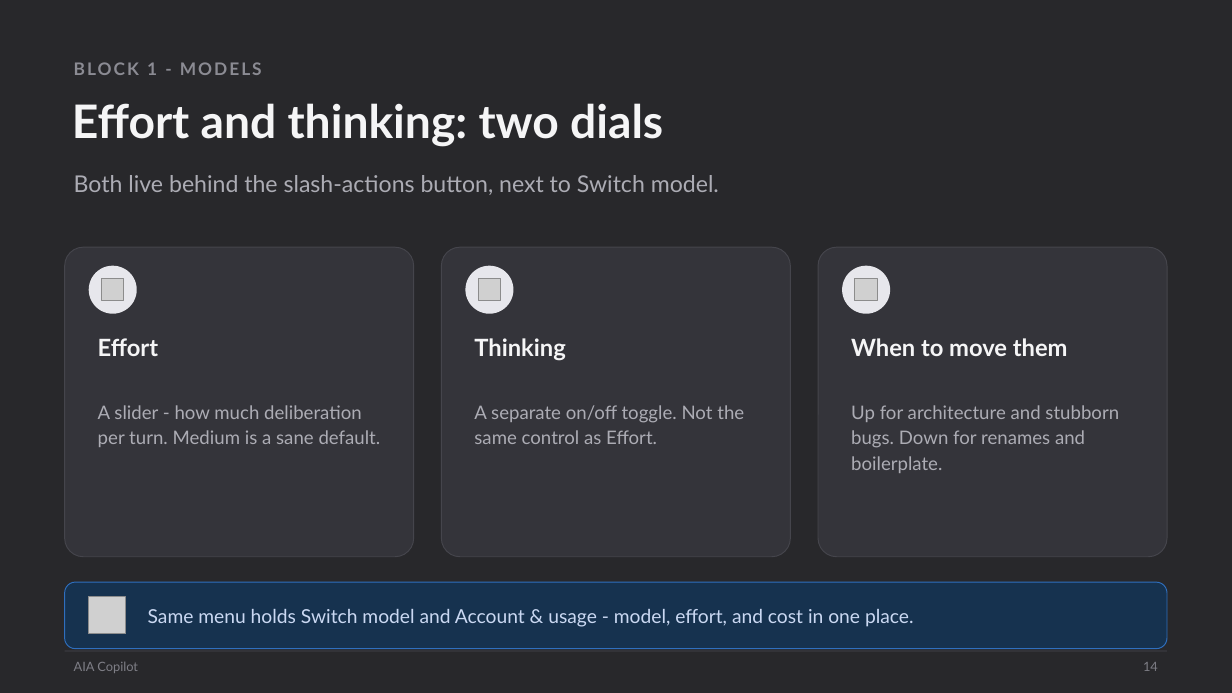
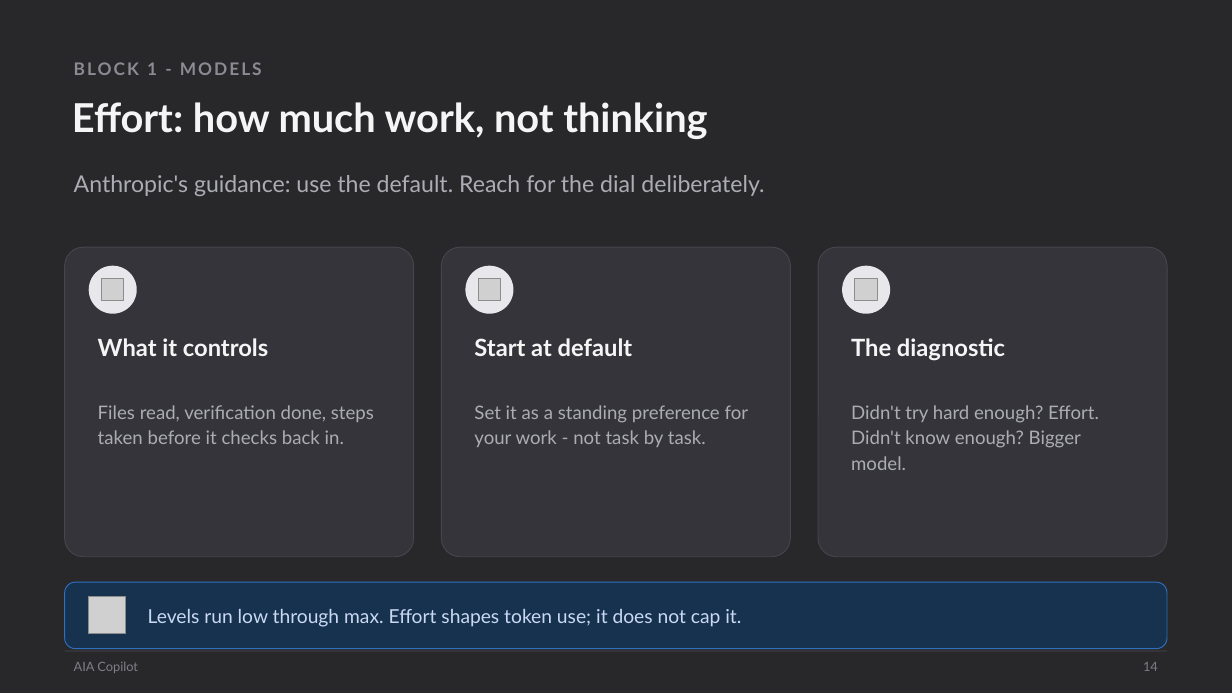
Before and after one commit to scottrhay/AIA-ClaudeCopilot, a slide deck: slide 14 of claude-code-3day/slides/Day1_Claude_Code_Fundamentals.pptx. Drawn at 1232x693 pixels with LibreOffice and Linux fonts; fonts in the diff are those of the drawing; grey boxes stand for pictures. Boxes give left, top, right and bottom in pixels: in the first picture for what was removed or moved away, otherwise in the second. Text is boxed around its words. In the diff, an @@ line names an element or a change of style, - is before the commit and + after.

Commit message:
Slide 14: effort = how much work (Anthropic Jul 2026 guidance, try-vs-know diagnostic). Slide 26: accurate memory model - context window is the only thing Claude sees

```diff
--- a/claude-code-3day/slides/Day1_Claude_Code_Fundamentals.pptx
+++ b/claude-code-3day/slides/Day1_Claude_Code_Fundamentals.pptx
@@ text at [72, 102, 707, 139]: text changed; size 36 to 31 pt @@
-Effort and thinking: two dials
+Effort: how much work, not thinking
@@ text at [74, 175, 764, 196]: text changed @@
-Both live behind the slash-actions button, next to Switch model.
+Anthropic's guidance: use the default. Reach for the dial deliberately.
@@ text at [98, 338, 268, 356]: text changed @@
-Effort
+What it controls
@@ text at [474, 338, 633, 356]: text changed @@
-Thinking
+Start at default
@@ text at [851, 338, 1005, 361]: text changed @@
-When to move them
+The diagnostic
@@ text at [98, 405, 374, 444]: text changed @@
-A slider - how much deliberation per turn. Medium is a sane default.
+Files read, verification done, steps taken before it checks back in.
@@ text at [474, 405, 749, 447]: text changed @@
-A separate on/off toggle. Not the same control as Effort.
+Set it as a standing preference for your work - not task by task.
@@ text at [851, 405, 1099, 470]: text changed @@
-Up for architecture and stubborn bugs. Down for renames and boilerplate.
+Didn't try hard enough? Effort. Didn't know enough? Bigger model.
@@ text at [148, 609, 741, 627]: text changed @@
-Same menu holds Switch model and Account & usage - model, effort, and cost in one place.
+Levels run low through max. Effort shapes token use; it does not cap it.
```
Also in this commit, not shown: 1 other slide changed.
